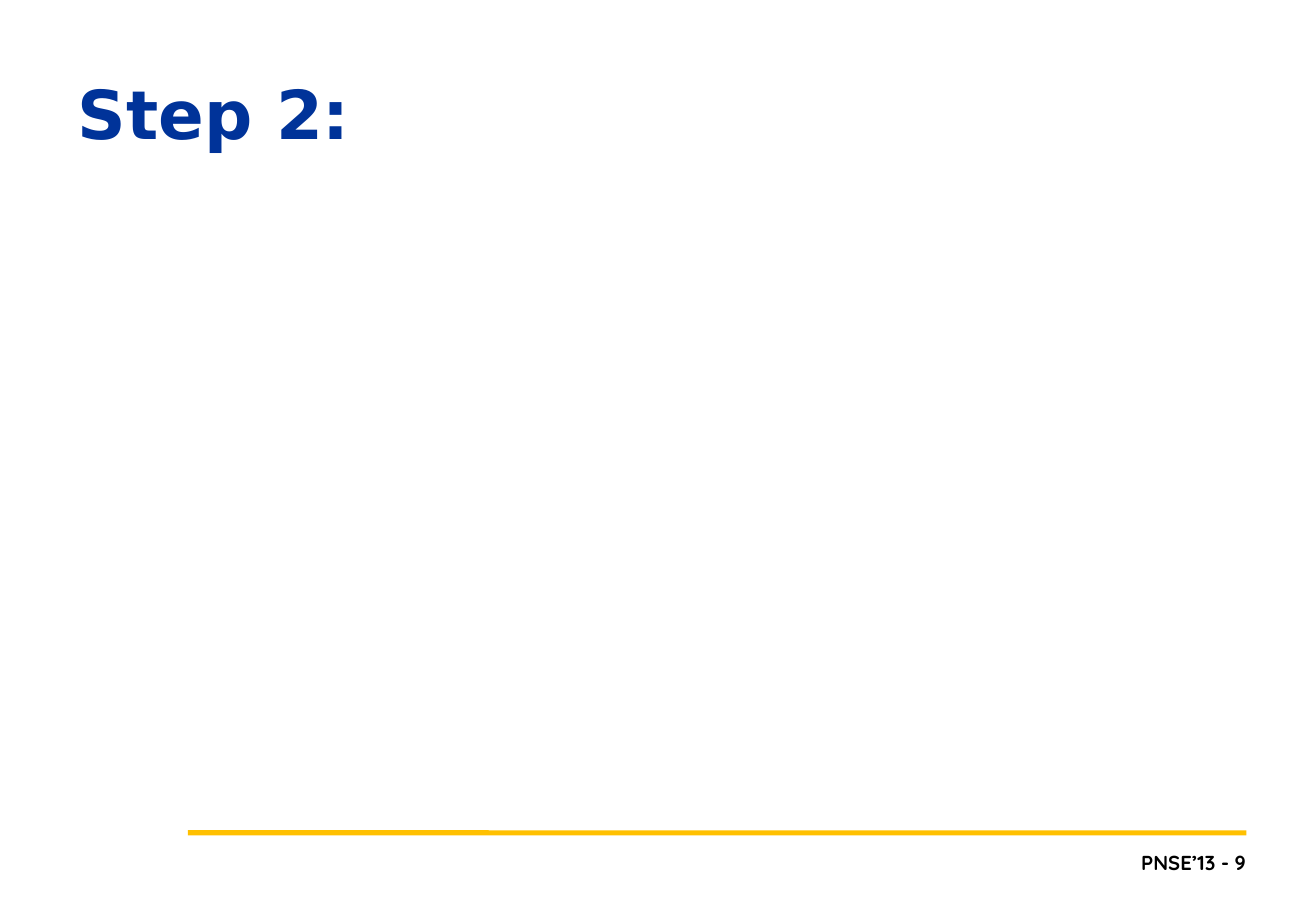
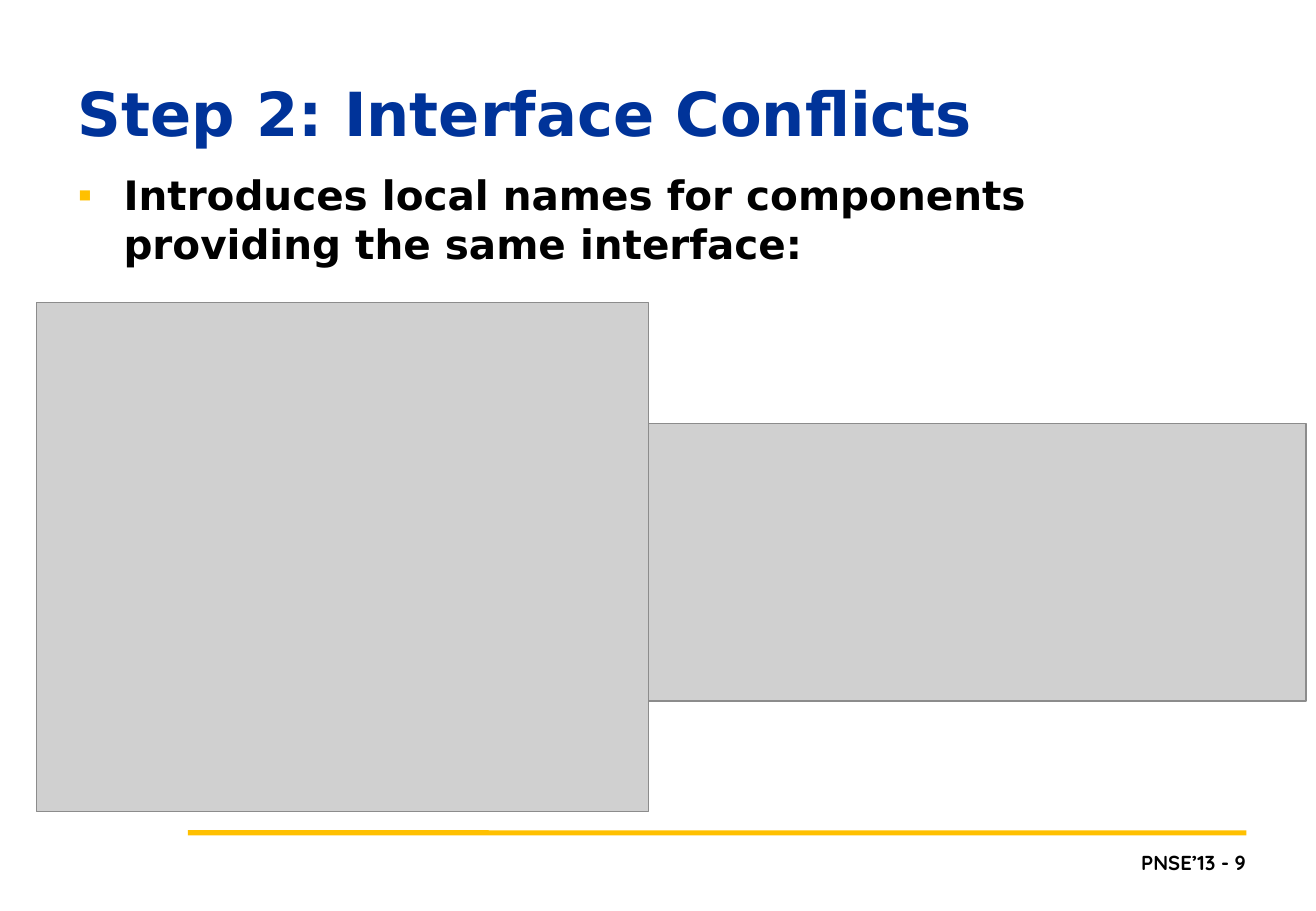
Before and after one commit to lmkr/pnse13roll, a slide deck: slide 9 of LMKPNSE2013.pptx. Drawn at 1316x911 pixels with LibreOffice and Linux fonts; fonts in the diff are those of the drawing; grey boxes stand for pictures; background and template pictures are left out. Boxes give left, top, right and bottom in pixels: in the first picture for what was removed or moved away, otherwise in the second. Text is boxed around its words. In the diff, an @@ line names an element or a change of style, - is before the commit and + after.

```diff
--- a/LMKPNSE2013.pptx
+++ b/LMKPNSE2013.pptx
@@ title at <box>78,90,972,149</box>: text changed; size 40 to 36 pt @@
-Step 2:
+Step 2: Interface Conflicts
@@ text added at <box>124,179,1025,268</box>, 24 pt, text #000000, bold @@
+▪ Introduces local names for components providing the same interface:
@@ picture added at <box>36,303,649,812</box> @@
@@ picture added at <box>649,424,1307,701</box> @@
```
Also in this commit, not shown: 11 other slides changed, 2 other files.
